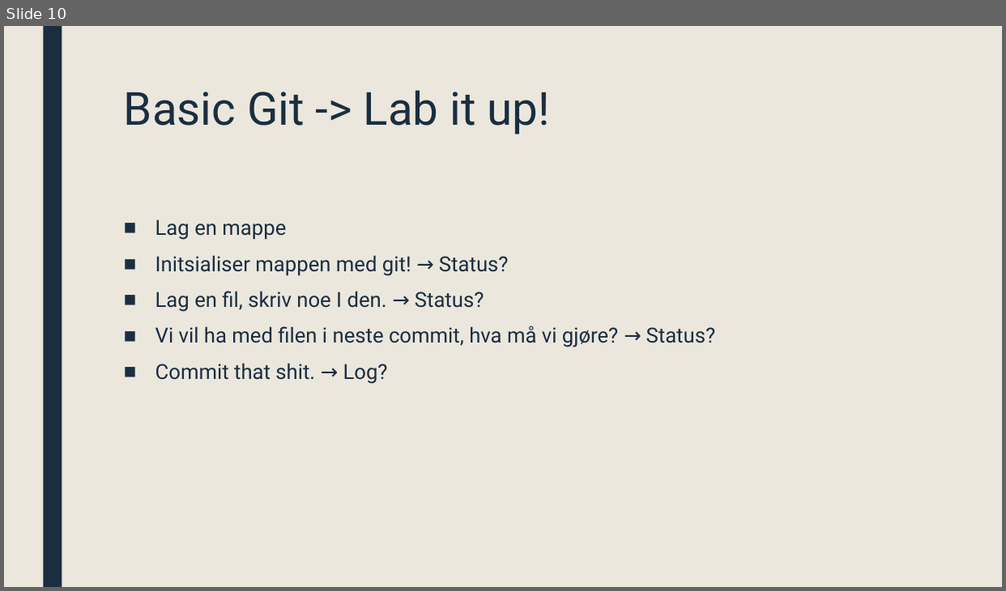
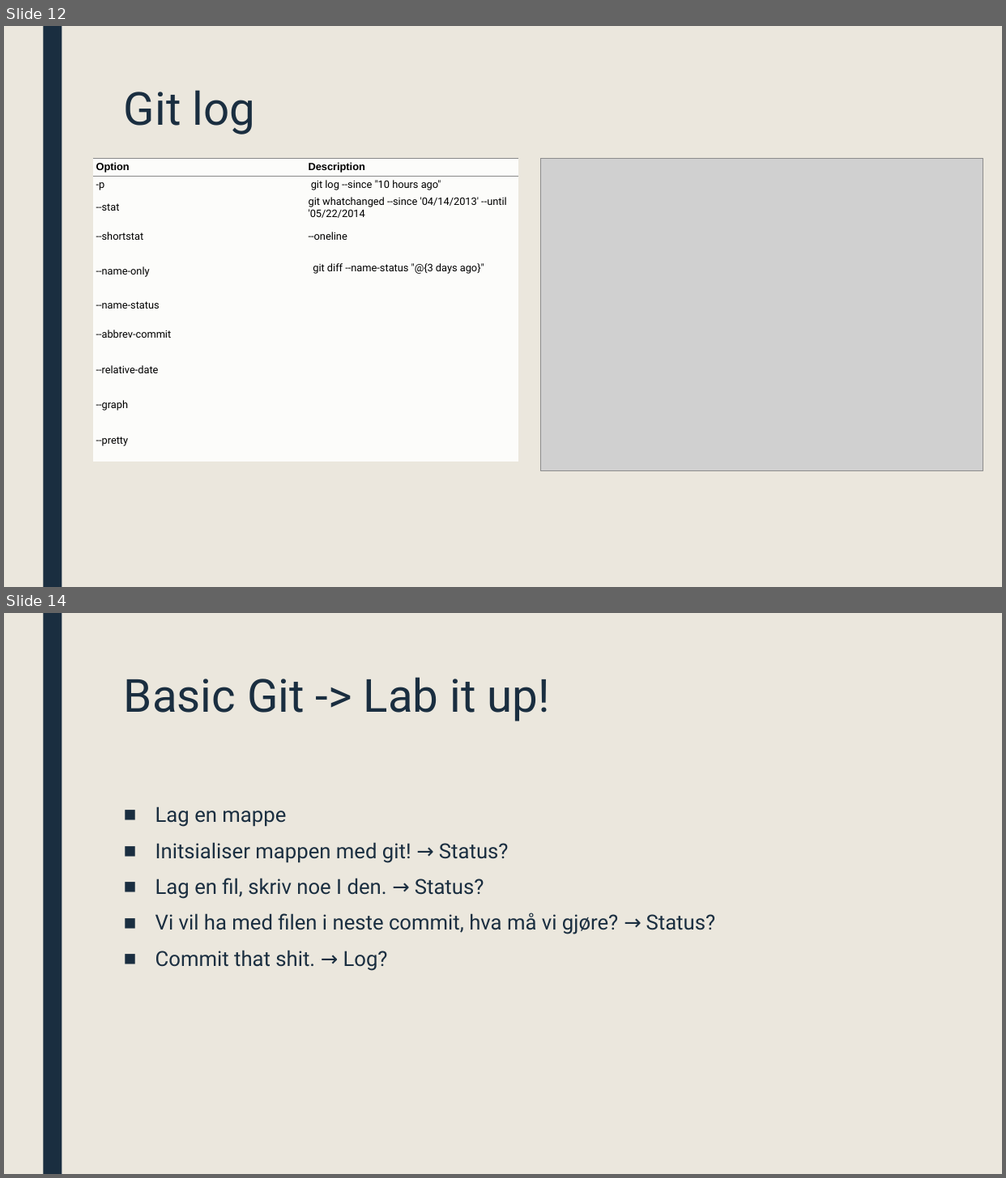
Before and after one commit to ufarm/sommer2016, a slide deck: GIT.pptx. Shown one above the other, each under a label of ours: slide 10 before the commit, slides 12 and 14 after it; the slides between them are not shown. The pictures are 1006x591 and 1006x1178 pixels, drawn with LibreOffice and Linux fonts; fonts in the diff are those of the drawing; grey boxes stand for pictures. Boxes give left, top, right and bottom in pixels: in the first picture for what was removed or moved away, otherwise in the second. Text is boxed around its words. In the diff, an @@ line names an element or a change of style, - is before the commit and + after.

Commit message:
Changes to images and added 'Checkout'

```diff
--- a/GIT.pptx
+++ b/GIT.pptx
@@ slide 12 added at [4, 26, 1002, 587], background #EBE7DD; not listed: 1 template element that a slide beside it also shows @@
@@ title added at [124, 90, 255, 135], 44 pt, text #1A2E40 @@
+Git log
@@ table added at [94, 159, 519, 464], 10 rows, 2 columns @@
+Option | Description
+-p | git log --since "10 hours ago"
+--stat | git whatchanged --since '04/14/2013' --until '05/22/2014
+--shortstat | --oneline
+--name-only | git diff --name-status "@{3 days ago}"
+--name-status | 
+--abbrev-commit | 
+--relative-date | 
+--graph | 
+--pretty | 
@@ picture added at [541, 159, 983, 472] @@
@@ what was slide 10 is now slide 14 @@
```
Also in this commit, not shown: 5 slides changed, 7 other slides added, 1 slide removed.
